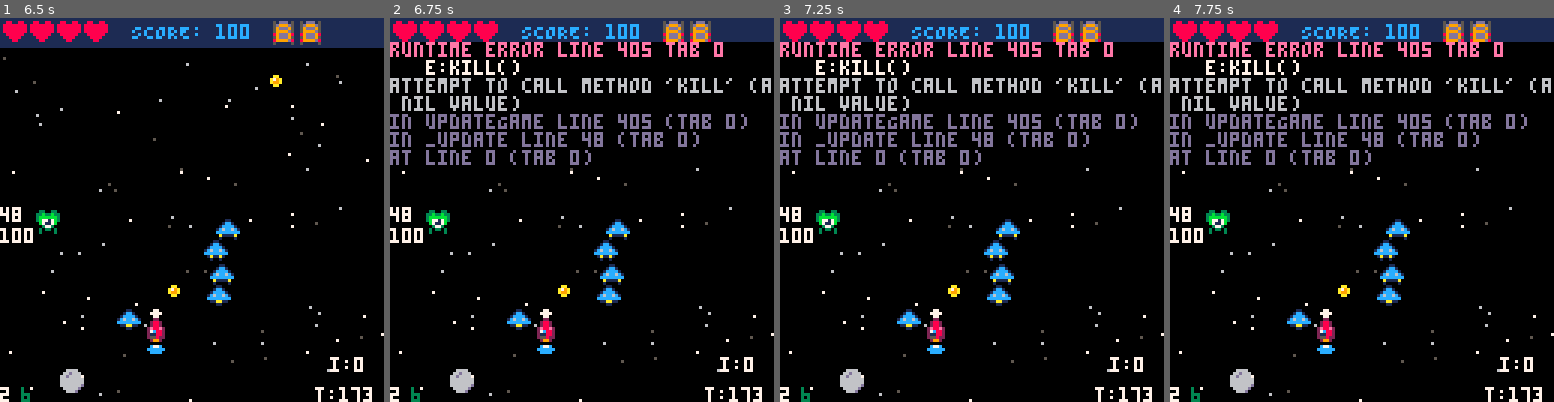
Above: before the commit, frames 1-4 (left to right).
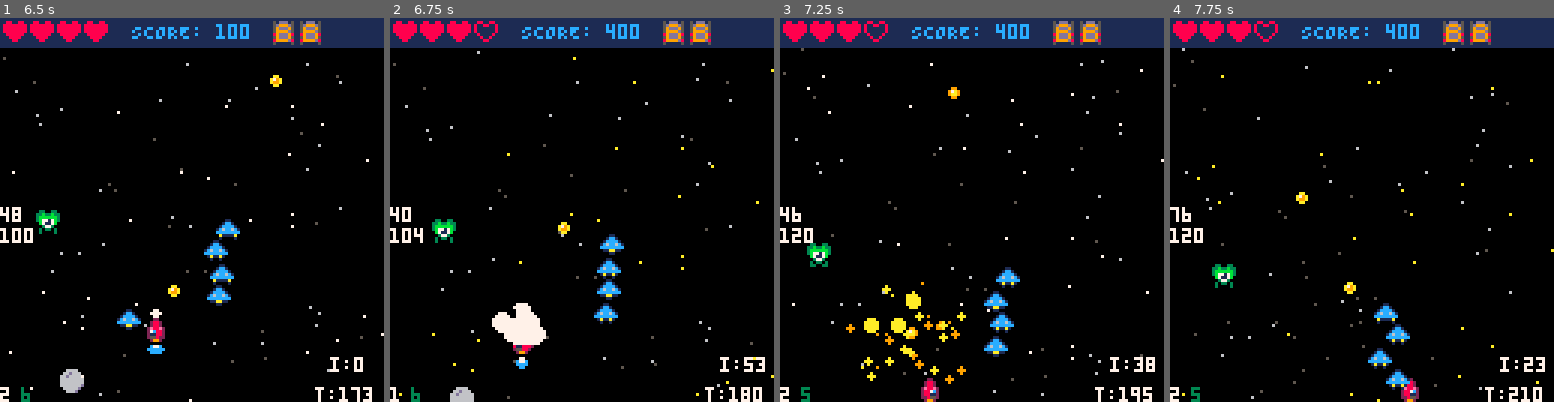
Above: after the commit, the same moments.

Repository: ProfSFrink/pico-8_shump_tutorial
Game: PICO-8 cartridge shump.p8
The game is run twice, just before and just after one commit, with the same random seed, the same clock (stepped at 60 frames per second) and the same inputs.
Inputs:
- Up to frame 1 (6.5 s): tap O (Z key) at 0.33, 0.7, 1.43, 2.22, 3.1, 3.98, 4.87, 5.75 s; tap X (X key) at 1.07, 2.07, 2.4, 2.73, 3.07, 3.4, 3.73, 4.07, 4.4, 4.73, 5.07, 5.4, 5.73, 6.07, 6.4 s; hold Left 1.97-2.37 s; hold Down 2.42-2.82 s; hold Right 2.87-3.53 s; hold Up 3.58-4.08 s; hold Right 4.13-4.53 s; hold Down 4.58-5.08 s; hold Left 5.13-5.8 s; hold Up 5.85-6.18 s; hold Left from 6.23 s (still down)
- Up to frame 2 (6.75 s): release Left at 6.63 s; tap O (Z key) at 6.63 s; hold Down from 6.68 s (still down); tap X (X key) at 6.73 s
- Up to frame 3 (7.25 s): tap X (X key) at 7.07 s; release Down at 7.08 s; hold Right from 7.13 s (still down)
- Up to frame 4 (7.75 s): keep holding Right; tap X (X key) at 7.4, 7.73 s; tap O (Z key) at 7.52 s

Frame 1 is identical in both runs. In frame 2, 13% of the frame differs, in the area x 0-100%, y 1-100%; in frame 3, 13%; in frame 4, 13%.
Error before the commit: runtime error line 405 tab 0; e:kill(); attempt to call method 'kill' (a nil value)

Commit message:
- (chore) run code LSdoc code formatter.
- (fix) enemies are insta killed if no damage is passed to dam function.

Diff:
--- a/components/enemy.lua
+++ b/components/enemy.lua
@@ -127,6 +127,8 @@
         end,
 
         dam = function(self, dam)
+            -- If no damage value is provided, use the enemy's remaining hp to ensure kill.
+            dam = dam or self.hp
             self.hit = true
             self.hp -= dam
             sfx(5)
--- a/components/starfield.lua
+++ b/components/starfield.lua
@@ -7,38 +7,40 @@
 -- for the title/start screen, otherwise
 -- it's for the game/game over screen.
 -- @return: A new star object.
-function newStar(col,spd,isStart)
-	return {
-		x=flr(rnd(118)+10),
-		y=flr(rnd(118)+10),
-		col=col,
-		spd=spd,
-		isAsteroid=false,
+function newStar(col, spd, isStart)
+    return {
+        x = flr(rnd(118) + 10),
+        y = flr(rnd(118) + 10),
+        col = col,
+        spd = spd,
+        isAsteroid = false,
 
         -- Update the star's position.
-		update=function(self)
-			self.y=self.y+self.spd
+        update = function(self)
+            self.y = self.y + self.spd
 
-            --[[reset the star to the top of the screen
-            if it goes off the bottom.]]--
-			if self.y > 128 then
+
+                --
+                --[[reset the star to the top of the screen
+            if it goes off the bottom.]]
+            if self.y > 128 then
                 local uiOffset = isStart and 0 or uiHeight
 
-				self.isAsteroid = self.col == midStar.col
-                and rnd(1) < 0.005
+                self.isAsteroid = self.col == midStar.col
+                        and rnd(1) < 0.005
 
-				self.y = uiOffset
-				self.x = flr(rnd(128))
-			end
+                self.y = uiOffset
+                self.x = flr(rnd(128))
+            end
 
             -- Twinkle the star if it's a near star.
             if self.col == nearStar.col then
-                self.col=nearStar.twinkleCol
+                self.col = nearStar.twinkleCol
             elseif self.col == nearStar.twinkleCol then
-                self.col=nearStar.col
+                self.col = nearStar.col
             end
-		end
-	}
+        end
+    }
 end
 
 -- Creates starfield background.
@@ -46,19 +48,19 @@
 -- for the title/start screen (true)
 -- or the game/game over screen (false).
 function createStarfield(isStart)
-    for i=1,numOfStars do
-        local col=flr(rnd(3))+5
+    for i = 1, numOfStars do
+        local col = flr(rnd(3)) + 5
         local spd
 
         -- Set far stars.
         if col == farStar.col then
-            spd=farStar.spd
-        -- Set mid stars.
+            spd = farStar.spd
+            -- Set mid stars.
         elseif col == midStar.col then
-            spd=midStar.spd
-        -- Set near stars.
+            spd = midStar.spd
+            -- Set near stars.
         else
-            spd=nearStar.spd
+            spd = nearStar.spd
         end
 
         stars[i] = newStar(col, spd, isStart)
@@ -77,9 +79,8 @@
     end
 end
 
-
 -- Fade map for fading out stars on game over.
-local starFadeMap = {[10]=7,[7]=6,[6]=5,[5]=0,[0]=0}
+local starFadeMap = { [10] = 7, [7] = 6, [6] = 5, [5] = 0, [0] = 0 }
 -- Timer for fading out stars.
 local fadeTimer = 0
 -- Fade speed in frames for fading out stars.
@@ -100,5 +101,4 @@
     for s in all(stars) do
         pset(s.x, s.y, s.col)
     end
-
 end
--- a/main.lua
+++ b/main.lua
@@ -2,39 +2,41 @@
 function _init()
 	cls()
 
-	debugMode=true
+	debugMode = true
 
 	-- Game strings.
 
 	-- Text for start and restart.
-	pressAKey="PRESS Z OR X TO "
+	pressAKey = "PRESS Z OR X TO "
 
 	-- Offset for the height of the UI.
-	uiHeight=9
+	uiHeight = 9
 
 	initProjectiles()
 	initEnemies()
 
 	-- Height of a bullet.
-	bullHeight=4
+	bullHeight = 4
 
 	-- Starting colour for blinking text.
-	blinkT=0
+	blinkT = 0
 
 	-- Setup and initialize starfield.
-	stars={}
-	numOfStars=80
+	stars = {}
+	numOfStars = 80
 
-	farStar={col=5, spd=0.25}
+	farStar = { col = 5, spd = 0.25 }
 
-	midStar={col=6, spd=0.75, isAsteroid=false}
+	midStar = { col = 6, spd = 0.75, isAsteroid = false }
 
-	nearStar={col=7, twinkleCol=10, spd=2}
+	nearStar = { col = 7, twinkleCol = 10, spd = 2 }
 
-	stateNames={title="title", start="start",
-	game="game", gameOver="gameOver"}
+	stateNames = {
+		title = "title", start = "start",
+		game = "game", gameOver = "gameOver"
+	}
 
-	state=stateNames.title
+	state = stateNames.title
 
 	createStarfield(true)
 end
@@ -42,7 +44,7 @@
 -- Update is for gameplay.
 -- Hard 30fps.
 function _update()
-	blinkT+=1
+	blinkT += 1
 
 	if state == stateNames.game then
 		updateGame()
@@ -67,5 +69,4 @@
 	elseif state == stateNames.gameOver then
 		drawGameOver()
 	end
-
 end
--- a/states/game.lua
+++ b/states/game.lua
@@ -206,8 +206,7 @@
 		if col(e, ship) and ship.invul <= 0 then
 			player.lives -= 1
 			ship.invul = 60
-			e:kill()
-			sfx(2)
+			e:dam()
 		end
 	end
 
--- a/states/gameOver.lua
+++ b/states/gameOver.lua
@@ -2,48 +2,49 @@
 
 -- Update the game over screen.
 function updateGameOver()
-	if btnp(4) or btnp(5) then
-		restartGame()
-	end
+    if btnp(4) or btnp(5) then
+        restartGame()
+    end
 end
 
 -- Draws the game over screen.
 function drawGameOver()
     cls(0)
 
-    startTimer+=1
+    startTimer += 1
 
-	fadeOutStarfield()
+    fadeOutStarfield()
     if startTimer >= 50 then
         if bg.x1 < 0 and bg.x2 > 128 then
             cls(bgCol)
         else
-            local bgSpd=7
-            bg.x1-=bgSpd
-            bg.y1-=bgSpd
-            bg.x2+=bgSpd
-            bg.y2+=bgSpd
+            local bgSpd = 7
+            bg.x1 -= bgSpd
+            bg.y1 -= bgSpd
+            bg.x2 += bgSpd
+            bg.y2 += bgSpd
             rectfill(bg.x1, bg.y1, bg.x2, bg.y2, bgCol)
         end
 
-        local gameOver="GAME OVER"
-        local restart=pressAKey.."RESTART"
+        local gameOver = "GAME OVER"
+        local restart = pressAKey .. "RESTART"
 
-        ?gameOver,calcCenX(#gameOver), 50, 7
-        ?restart,calcCenX(#restart), 80, blink()
+        ?gameOver, calcCenX(#gameOver), 50, 7
+        ?restart, calcCenX(#restart), 80, blink()
     end
 end
 
+-- Show the game over screen.
 function showGameOver()
-    state=stateNames.gameOver
-    bg={x1=64,y1=64,x2=64,y2=64}
-    bgCol=8
-    startTimer=0
+    state = stateNames.gameOver
+    bg = { x1 = 64, y1 = 64, x2 = 64, y2 = 64 }
+    bgCol = 8
+    startTimer = 0
 end
 
 -- Restart the game and
 -- return to the title screen.
 function restartGame()
-	state=stateNames.title
-	createStarfield(true)
+    state = stateNames.title
+    createStarfield(true)
 end
--- a/states/start.lua
+++ b/states/start.lua
@@ -11,17 +11,17 @@
 function drawStart()
 	cls(0)
 
-	startTimer+=1
+	startTimer += 1
 
-	local start="PLAYER 1 START"
-	local getReady="GET READY"
+	local start = "PLAYER 1 START"
+	local getReady = "GET READY"
 
-	?start,calcCenX(#start)+1, 41, 1
-	?start,calcCenX(#start), 40, 8
-
+	?start, calcCenX(#start) + 1, 41, 1
+	?start, calcCenX(#start), 40, 8
 	?getReady,calcCenX(#getReady), 60, blink()
 
 	-- Holds screen for 60 frames (2 secs).
+
 	if startTimer > 60 then
 		startGame()
 	end
@@ -29,7 +29,7 @@
 
 -- Start game screen.
 function showStart()
-	startTimer=0
+	startTimer = 0
 
-	state=stateNames.start
+	state = stateNames.start
 end
--- a/states/title.lua
+++ b/states/title.lua
@@ -9,15 +9,14 @@
 
 -- Draws the title screen.
 function drawTitle()
-    cls(0)
+	cls(0)
 
 	updateStarfield()
 
-	local title="SHUMP TUTORIAL"
-	local start=pressAKey.."START"
+	local title = "SHUMP TUTORIAL"
+	local start = pressAKey .. "START"
 
-	?title,calcCenX(#title)+1, 41, 1
-	?title,calcCenX(#title), 40, 10
-
-	?start,calcCenX(#start), 80, blink()
+	?title, calcCenX(#title) + 1, 41, 1
+	?title, calcCenX(#title), 40, 10
+	?start, calcCenX(#start), 80, blink()
 end
--- a/util/tools.lua
+++ b/util/tools.lua
@@ -3,28 +3,26 @@
 -- Shows debug info on the screen.
 function showDebugUI()
     ?#projectiles, 0, 123, 7
-	?#enemies, 7, 123, 3
-
-	?ship.x, 0, 63, 7
-	?ship.y, 0, 70, 7
-
-	?"i:"..ship.invul,110, 113, 7
-	?"t:"..gameTimer, 105, 123, 7
+    ?#enemies, 7, 123, 3
+    ?ship.x, 0, 63, 7
+    ?ship.y, 0, 70, 7
+    ?"i:" .. ship.invul, 110, 113, 7
+    ?"t:" .. gameTimer, 105, 123, 7
 end
 
 -- Returns the x value to centre an object on the screen.
 -- @param width: the width of the object in pixels.
 function calcCenX(width)
-    return (128-width*4)/2
+    return (128 - width * 4) / 2
 end
 
 -- Cycles through colors for blinking text.
 -- @return: the color value for the current blink frame.
 function blink()
-    local banim={5,5,5,5,5,5,5,5,5,5,6,6,7,7,6,5}
+    local banim = { 5, 5, 5, 5, 5, 5, 5, 5, 5, 5, 6, 6, 7, 7, 6, 5 }
 
-    if blinkT>#banim then
-        blinkT=1
+    if blinkT > #banim then
+        blinkT = 1
     end
 
     return banim[blinkT]
@@ -34,30 +32,30 @@
 -- @param a: The first object with x and y properties.
 -- @param b: The second object with x and y properties.
 -- @return: true if the objects are colliding, false otherwise.
-function col(a,b)
-    local a_left=a.x
-    local a_top=a.y
-    local a_right=a.x+7
-    local a_bottom=a.y+7
+function col(a, b)
+    local a_left = a.x
+    local a_top = a.y
+    local a_right = a.x + 7
+    local a_bottom = a.y + 7
 
-    local b_left=b.x
-    local b_top=b.y
-    local b_right=b.x+7
-    local b_bottom=b.y+7
+    local b_left = b.x
+    local b_top = b.y
+    local b_right = b.x + 7
+    local b_bottom = b.y + 7
 
-    if a_top>b_bottom then
+    if a_top > b_bottom then
         return false
     end
 
-    if b_top>a_bottom then
+    if b_top > a_bottom then
         return false
     end
 
-    if a_left>b_right then
+    if a_left > b_right then
         return false
     end
 
-    if b_left>a_right then
+    if b_left > a_right then
         return false
     end
 
